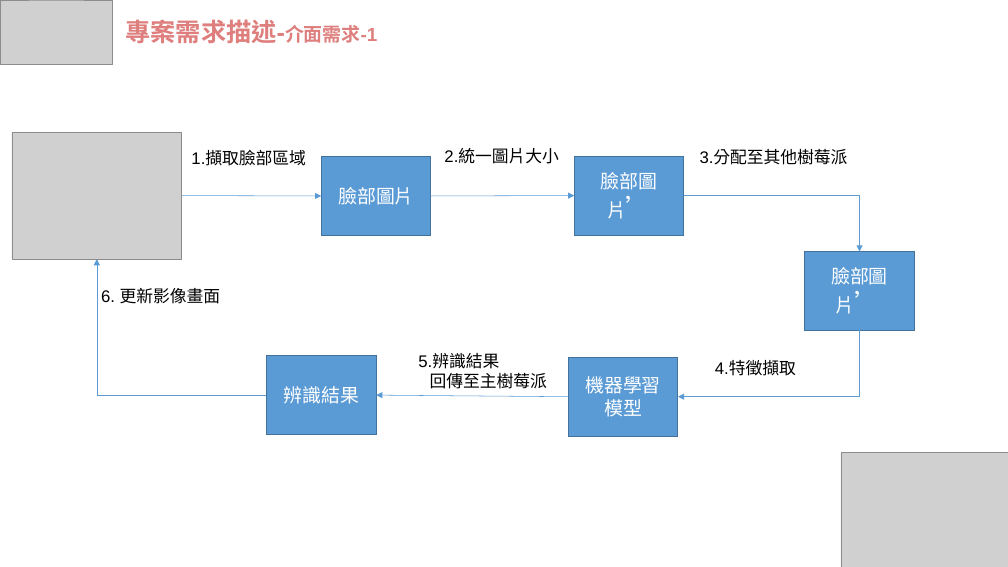
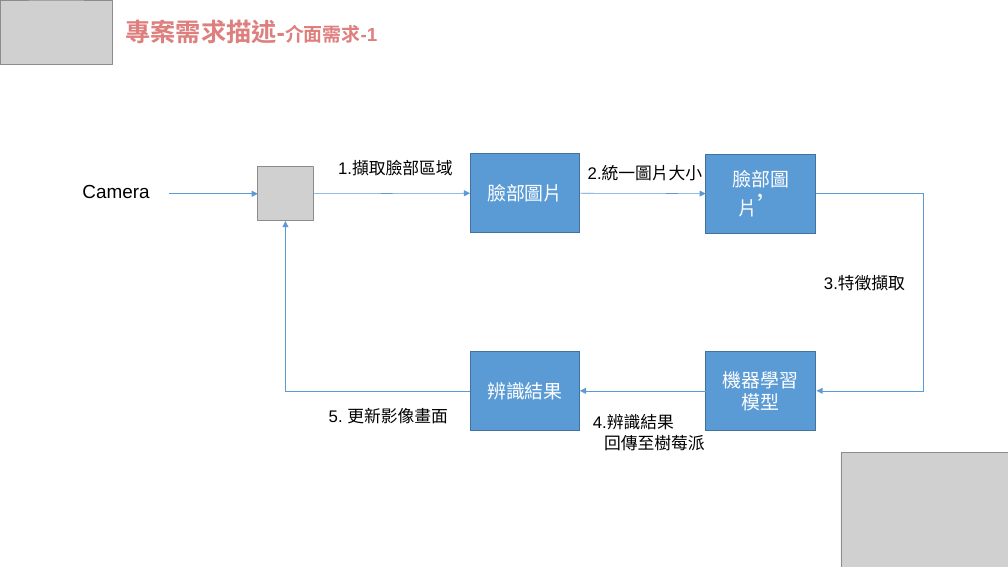
Before and after one commit to wasteee/Embedded-Image-Processing-final, a slide deck: slide 6 of IP_FRS.pptx. Drawn at 1008x567 pixels with LibreOffice and Linux fonts; fonts in the diff are those of the drawing; grey boxes stand for pictures. Boxes give left, top, right and bottom in pixels: in the first picture for what was removed or moved away, otherwise in the second. Text is boxed around its words. In the diff, an @@ line names an element or a change of style, - is before the commit and + after.

```diff
--- a/IP_FRS.pptx
+++ b/IP_FRS.pptx
@@ picture removed at [12, 132, 181, 259] @@
@@ text removed at [700, 149, 848, 165] @@
-3.分配至其他樹莓派
@@ picture added at [258, 166, 313, 221] @@
@@ text "1.擷取臉部區域": place and size @@
-text "1.擷取臉部區域" at [191, 151, 305, 166]
+text "1.擷取臉部區域" at [338, 160, 452, 176]
@@ rectangle "臉部圖片": place and size @@
-rectangle "臉部圖片" at [321, 157, 431, 236]
+rectangle "臉部圖片" at [470, 154, 580, 233]
@@ text "2.統一圖片大小": place and size @@
-text "2.統一圖片大小" at [444, 148, 558, 164]
+text "2.統一圖片大小" at [588, 165, 702, 181]
@@ rectangle "臉部圖片’": place and size @@
-rectangle "臉部圖片’" at [575, 157, 684, 236]
+rectangle "臉部圖片’" at [706, 154, 816, 234]
@@ text added at [82, 184, 149, 199], 18 pt, text #000000 @@
+Camera
@@ arrow added from (169, 194) to (258, 194), #5B9BD5 0.5 pt @@
@@ arrow moved from (181, 196) - (321, 196) to (313, 194) - (470, 194) @@
@@ arrow moved from (431, 196) - (575, 196) to (580, 194) - (706, 194) @@
@@ elbow arrow removed from (684, 196) to (860, 252) @@
@@ elbow arrow moved from (860, 330) - (678, 397) to (816, 194) - (817, 391) @@
@@ elbow arrow moved from (266, 395) - (97, 259) to (470, 391) - (286, 221) @@
@@ rectangle removed at [805, 252, 914, 331] @@
-臉部圖片’
@@ text at [824, 276, 905, 291]: text changed @@
-4.特徵擷取
+3.特徵擷取
@@ rectangle "辨識結果": place and size @@
-rectangle "辨識結果" at [266, 355, 376, 435]
+rectangle "辨識結果" at [470, 352, 580, 431]
@@ rectangle "機器學習": place and size @@
-rectangle "機器學習" at [569, 358, 678, 437]
+rectangle "機器學習" at [706, 352, 816, 431]
@@ text at [329, 408, 447, 424]: text changed @@
-6. 更新影像畫面
+5. 更新影像畫面
@@ arrow moved from (569, 397) - (377, 395) to (706, 391) - (580, 391) @@
@@ text at [593, 415, 704, 451]: text changed @@
-5.辨識結果
-回傳至主樹莓派
+4.辨識結果
+回傳至樹莓派
```
Also in this commit, not shown: 6 other slides changed, 1 slide added, 1 slide removed.
